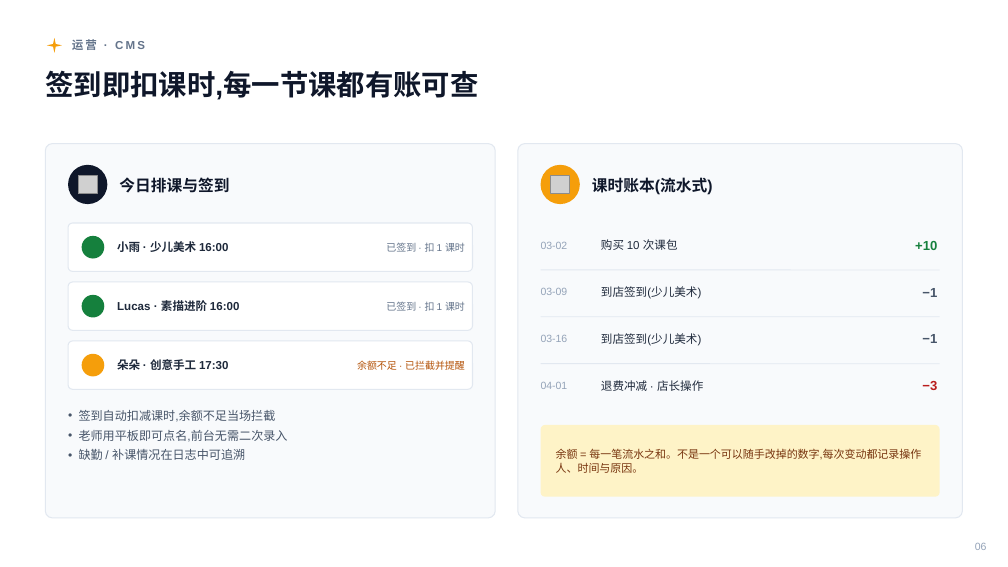
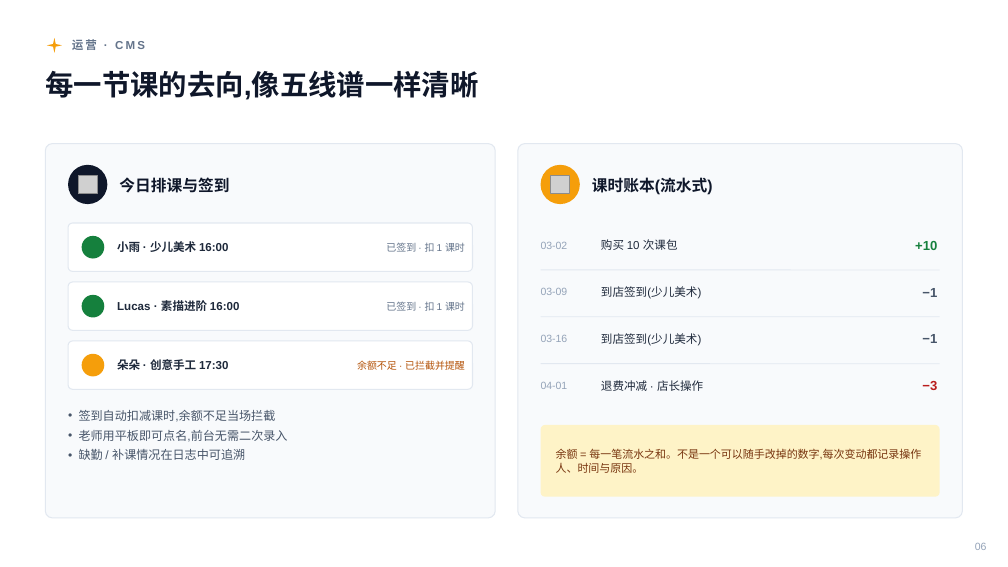
Before and after one commit to kenshinice-ai/studio-saas, a slide deck: slide 6 of docs/sales/PWE_StudioSaaS_销售介绍.pptx. Drawn at 1008x567 pixels with LibreOffice and Linux fonts; fonts in the diff are those of the drawing; grey boxes stand for pictures. Boxes give left, top, right and bottom in pixels: in the first picture for what was removed or moved away, otherwise in the second. Text is boxed around its words. In the diff, an @@ line names an element or a change of style, - is before the commit and + after.

```diff
--- a/docs/sales/PWE_StudioSaaS_销售介绍.pptx
+++ b/docs/sales/PWE_StudioSaaS_销售介绍.pptx
@@ text at (45,70,478,100): text changed @@
-签到即扣课时,每一节课都有账可查
+每一节课的去向,像五线谱一样清晰
```
Also in this commit, not shown: 12 other slides changed, 4 other files.
